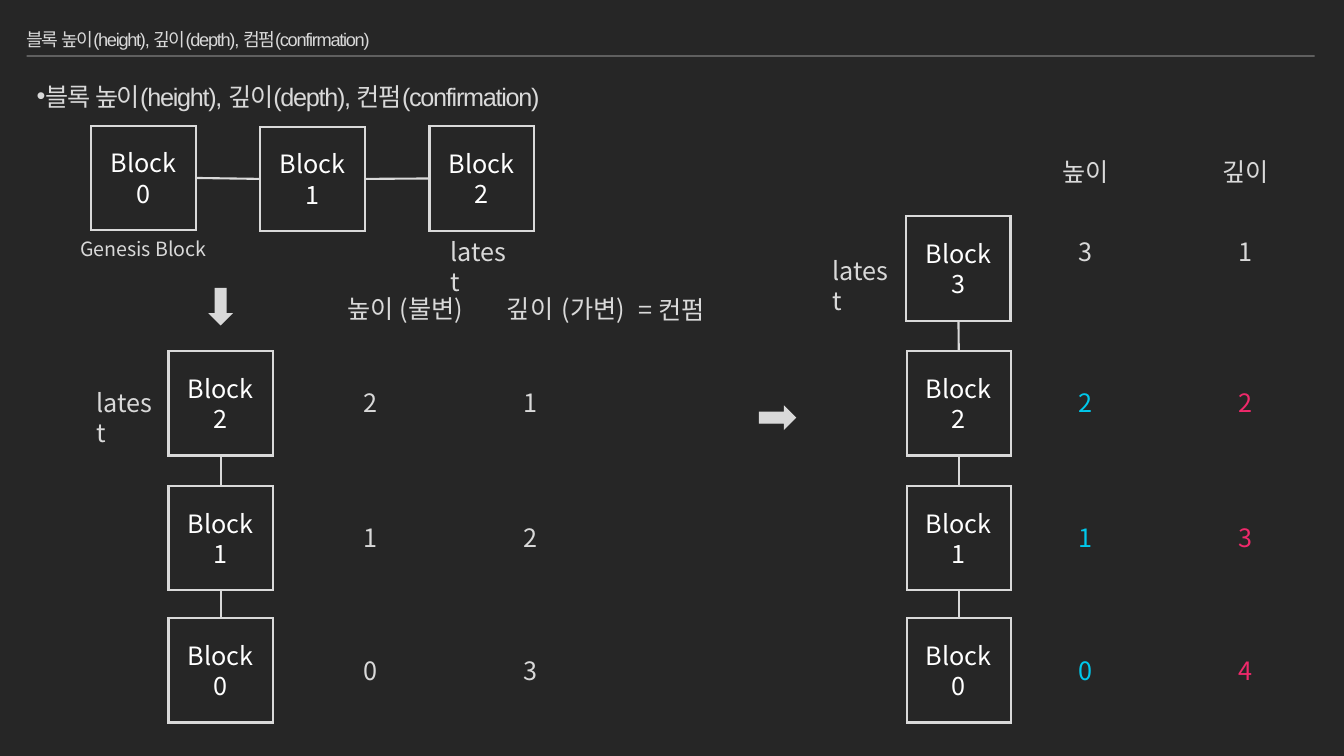
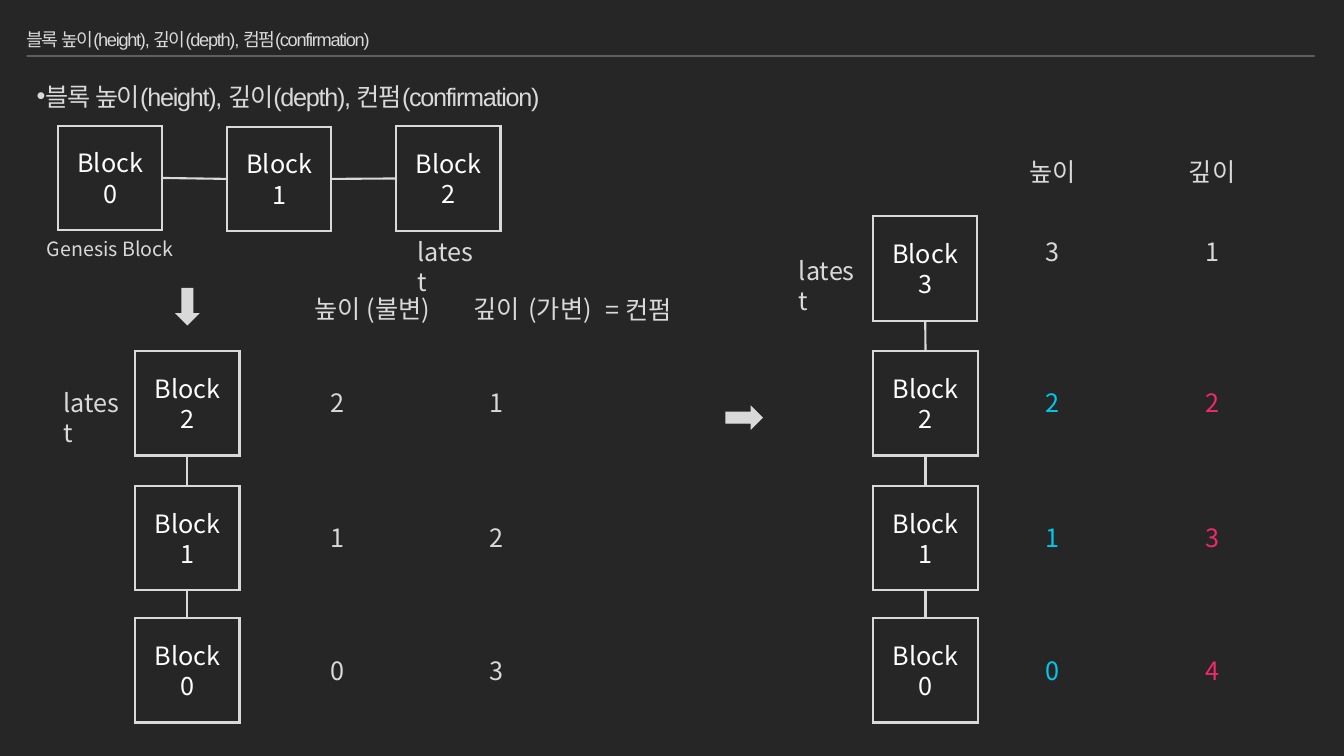
Before and after one commit to moss0801/blockchain-doc, a slide deck: slide 42 of General/Blockchain Part1.pptx. Drawn at 1344x756 pixels with LibreOffice and Linux fonts; fonts in the diff are those of the drawing. Boxes give left, top, right and bottom in pixels: in the first picture for what was removed or moved away, otherwise in the second. Text is boxed around its words. In the diff, an @@ line names an element or a change of style, - is before the commit and + after.

Commit message:
Blockchain Part2 EVM

```diff
--- a/General/Blockchain Part1.pptx
+++ b/General/Blockchain Part1.pptx
@@ 25 texts, 10 rectangles, 7 lines, 2 down arrows: place and size @@
-25 texts, 10 rectangles, 7 lines, 2 down arrows at [80, 126, 1268, 722]
+25 texts, 10 rectangles, 7 lines, 2 down arrows at [47, 126, 1235, 722]
```
Also in this commit, not shown: 6 other slides changed, 2 other files.
